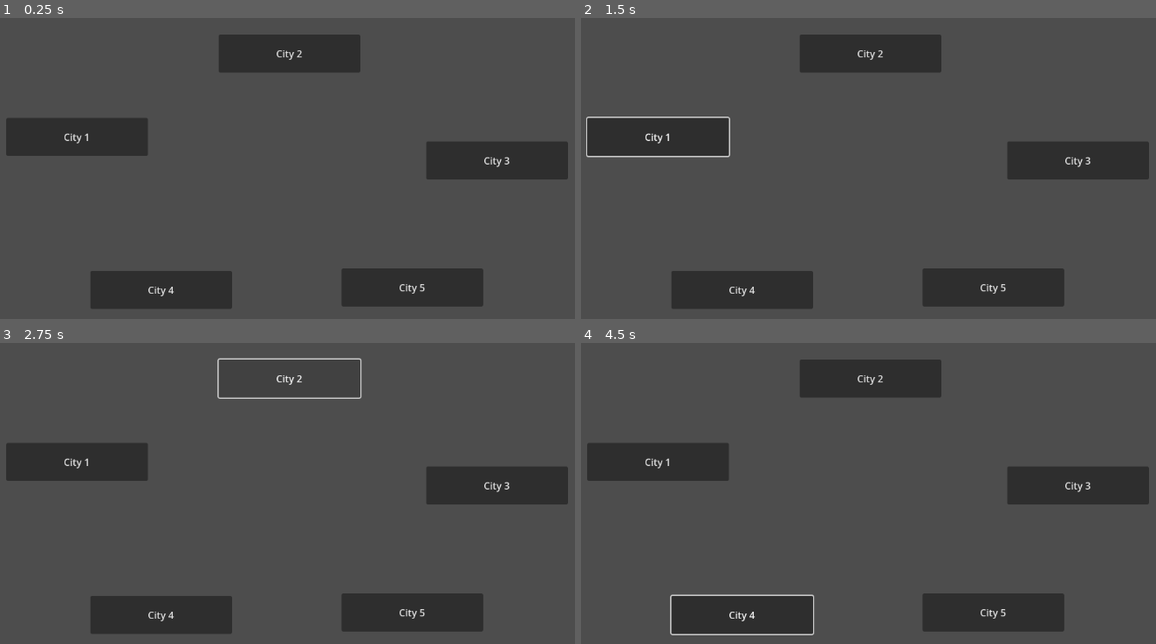
Above: before the commit, frames 1-4 (two rows, left to right).
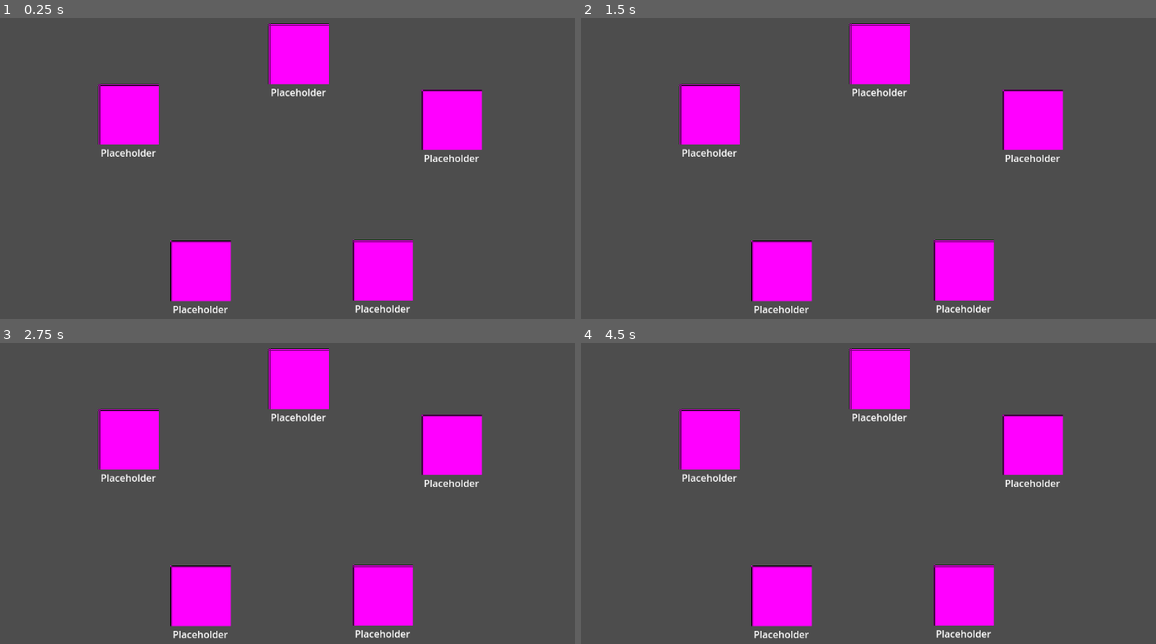
Above: after the commit, the same moments.

Repository: jadicodes/usitcc-hackathon-2025
Game: Godot game, scene res://game.tscn
Same seed, same stepped clock (60 frames per second), same inputs: the game is played once before the commit and once after it. The project has no main scene, so this scene is started directly.
Inputs (mouse positions are in pixels of both pictures, inside the frame that each line leads up to):
- Up to frame 1 (0.25 s): no input
- Up to frame 2 (1.5 s): click (655, 138) at 0.5 s, where only the run before the commit has a clickable "City 1"; click (707, 114) at 1.25 s, where only the run after the commit has a clickable "Placeholder"
- Up to frame 3 (2.75 s): click (287, 379) at 2 s, where only the run before the commit has a clickable "City 2"
- Up to frame 4 (4.5 s): click (880, 379) at 2.75 s, where only the run after the commit has a clickable "Placeholder"; click (742, 613) at 3.5 s, where only the run before the commit has a clickable "City 4"; click (1035, 445) at 4.25 s, where only the run after the commit has a clickable "Placeholder"

The runs differ from the first frame. In frame 1, 22% of the frame differs, in the area x 1-99%, y 1-99%; in frame 2, 22%; in frame 3, 20%; in frame 4, 22%.

Commit message:
Add village resources and stage for game foundations

Diff:
--- /dev/null
+++ b/project/game.gd
@@ -0,0 +1,21 @@
+extends Control
+
+enum state {
+	MAP,
+	STAGE
+}
+
+var current_state : int
+@onready var map = %Map
+@onready var stage = %Stage
+
+
+func change_state(new_state):
+	current_state = new_state
+	match current_state:
+		state.MAP:
+			stage.hide()
+			map.show()
+		state.STAGE:
+			map.hide()
+			stage.show()
--- a/project/game.tscn
+++ b/project/game.tscn
@@ -1,6 +1,8 @@
-[gd_scene load_steps=2 format=3 uid="uid://c0jhaxo5pofpj"]
+[gd_scene load_steps=4 format=3 uid="uid://c0jhaxo5pofpj"]
 
-[ext_resource type="PackedScene" uid="uid://ldhe0icymy6i" path="res://map.tscn" id="1_80nbo"]
+[ext_resource type="PackedScene" uid="uid://ldhe0icymy6i" path="res://map/map.tscn" id="1_80nbo"]
+[ext_resource type="Script" uid="uid://cd6xt1ytge5pi" path="res://game.gd" id="1_feb5d"]
+[ext_resource type="PackedScene" uid="uid://cifgs3i3jii8o" path="res://stage.tscn" id="2_e2o6t"]
 
 [node name="Game" type="Control"]
 layout_mode = 3
@@ -9,6 +11,9 @@
 anchor_bottom = 1.0
 grow_horizontal = 2
 grow_vertical = 2
+script = ExtResource("1_feb5d")
 
 [node name="Map" parent="." instance=ExtResource("1_80nbo")]
 layout_mode = 1
+
+[node name="Stage" parent="." instance=ExtResource("2_e2o6t")]
--- a/project/map.tscn
+++ /dev/null
@@ -1,50 +0,0 @@
-[gd_scene format=3 uid="uid://ldhe0icymy6i"]
-
-[node name="Map" type="Control"]
-layout_mode = 3
-anchors_preset = 15
-anchor_right = 1.0
-anchor_bottom = 1.0
-grow_horizontal = 2
-grow_vertical = 2
-
-[node name="Button" type="Button" parent="."]
-layout_mode = 0
-offset_left = 94.0
-offset_top = 223.0
-offset_right = 328.0
-offset_bottom = 286.0
-text = "City 1"
-
-[node name="Button2" type="Button" parent="."]
-layout_mode = 0
-offset_left = 445.0
-offset_top = 85.0
-offset_right = 679.0
-offset_bottom = 148.0
-text = "City 2"
-
-[node name="Button3" type="Button" parent="."]
-layout_mode = 0
-offset_left = 233.0
-offset_top = 476.0
-offset_right = 467.0
-offset_bottom = 539.0
-text = "City 4"
-
-[node name="Button4" type="Button" parent="."]
-layout_mode = 0
-offset_left = 648.0
-offset_top = 472.0
-offset_right = 882.0
-offset_bottom = 535.0
-text = "City 5
-"
-
-[node name="Button5" type="Button" parent="."]
-layout_mode = 0
-offset_left = 788.0
-offset_top = 262.0
-offset_right = 1022.0
-offset_bottom = 325.0
-text = "City 3"
--- /dev/null
+++ b/project/map/map.gd
@@ -0,0 +1 @@
+extends Control
--- /dev/null
+++ b/project/map/map.tscn
@@ -0,0 +1,48 @@
+[gd_scene load_steps=3 format=3 uid="uid://ldhe0icymy6i"]
+
+[ext_resource type="Script" uid="uid://cti65j72nqten" path="res://map/map.gd" id="1_hgrid"]
+[ext_resource type="PackedScene" uid="uid://r08qwxm16rsh" path="res://map/village_button.tscn" id="2_a0dt8"]
+
+[node name="Map" type="Control"]
+layout_mode = 3
+anchors_preset = 15
+anchor_right = 1.0
+anchor_bottom = 1.0
+grow_horizontal = 2
+grow_vertical = 2
+script = ExtResource("1_hgrid")
+
+[node name="VillageButton" parent="." instance=ExtResource("2_a0dt8")]
+layout_mode = 0
+offset_left = 246.0
+offset_top = 167.0
+offset_right = 346.0
+offset_bottom = 267.0
+
+[node name="VillageButton2" parent="." instance=ExtResource("2_a0dt8")]
+layout_mode = 0
+offset_left = 527.0
+offset_top = 67.0
+offset_right = 627.0
+offset_bottom = 167.0
+
+[node name="VillageButton3" parent="." instance=ExtResource("2_a0dt8")]
+layout_mode = 0
+offset_left = 780.0
+offset_top = 176.0
+offset_right = 880.0
+offset_bottom = 276.0
+
+[node name="VillageButton4" parent="." instance=ExtResource("2_a0dt8")]
+layout_mode = 0
+offset_left = 365.0
+offset_top = 426.0
+offset_right = 465.0
+offset_bottom = 526.0
+
+[node name="VillageButton5" parent="." instance=ExtResource("2_a0dt8")]
+layout_mode = 0
+offset_left = 666.0
+offset_top = 425.0
+offset_right = 766.0
+offset_bottom = 525.0
--- /dev/null
+++ b/project/map/village_button.gd
@@ -0,0 +1,9 @@
+extends TextureButton
+
+var village_name : String
+
+@export var village : Village
+
+func set_properties():
+	texture_normal = village.button_texture
+	village_name = village.village_name
--- /dev/null
+++ b/project/map/village_button.tscn
@@ -0,0 +1,19 @@
+[gd_scene load_steps=3 format=3 uid="uid://r08qwxm16rsh"]
+
+[ext_resource type="Script" uid="uid://27sgercqvxn1" path="res://map/village_button.gd" id="1_yr0bx"]
+
+[sub_resource type="PlaceholderTexture2D" id="PlaceholderTexture2D_yr0bx"]
+size = Vector2(100, 100)
+
+[node name="VillageButton" type="TextureButton"]
+texture_normal = SubResource("PlaceholderTexture2D_yr0bx")
+script = ExtResource("1_yr0bx")
+
+[node name="Name" type="Label" parent="."]
+layout_mode = 0
+offset_left = 1.0
+offset_top = 102.0
+offset_right = 99.0
+offset_bottom = 125.0
+text = "Placeholder"
+horizontal_alignment = 1
--- /dev/null
+++ b/project/stage.gd
@@ -0,0 +1,9 @@
+extends Node2D
+
+var village : Village
+
+@onready var _background : CompressedTexture2D
+
+
+func set_properties():
+	_background.texture = village.background
--- /dev/null
+++ b/project/stage.tscn
@@ -0,0 +1,10 @@
+[gd_scene load_steps=2 format=3 uid="uid://cifgs3i3jii8o"]
+
+[ext_resource type="Script" uid="uid://b0iy3jrwn0vy1" path="res://stage.gd" id="1_6eo5e"]
+
+[node name="Stage" type="Node2D"]
+script = ExtResource("1_6eo5e")
+
+[node name="Background" type="TextureRect" parent="."]
+offset_right = 40.0
+offset_bottom = 40.0
--- /dev/null
+++ b/project/villages/springfield.tres
@@ -0,0 +1,8 @@
+[gd_resource type="Resource" script_class="Village" load_steps=2 format=3 uid="uid://df50dxj18nh4s"]
+
+[ext_resource type="Script" uid="uid://dunnhnu5jvnm6" path="res://villages/village.gd" id="1_1ul08"]
+
+[resource]
+script = ExtResource("1_1ul08")
+village_name = "Springfield"
+metadata/_custom_type_script = "uid://dunnhnu5jvnm6"
--- /dev/null
+++ b/project/villages/village.gd
@@ -0,0 +1,7 @@
+class_name Village
+extends Resource
+
+@export var village_name : String
+
+@export var background : CompressedTexture2D
+@export var button_texture : CompressedTexture2D
Not shown, added: project/game.gd.uid
Not shown, added: project/map/map.gd.uid
Not shown, added: project/map/village_button.gd.uid
Not shown, added: project/stage.gd.uid
Not shown, added: project/villages/village.gd.uid
